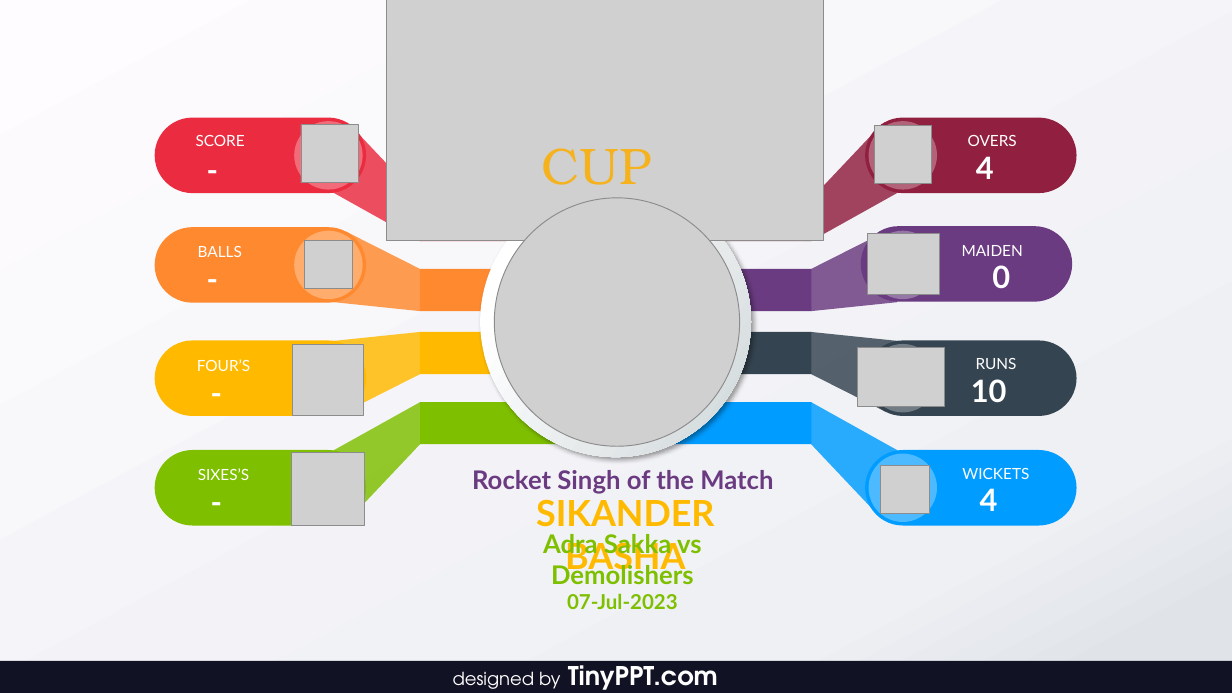
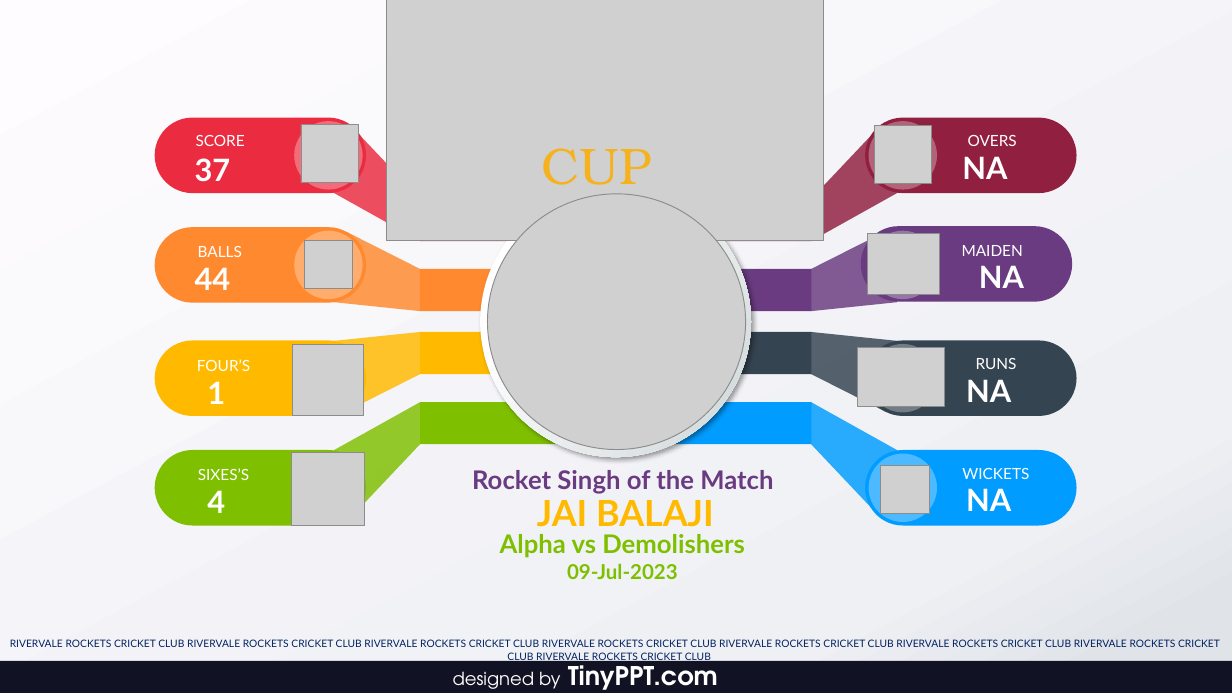
Before and after one commit to Sachienmittal/RRCC, a slide deck: slide 1 of Manage/Rocket singh.pptx. Drawn at 1232x693 pixels with LibreOffice and Linux fonts; fonts in the diff are those of the drawing; grey boxes stand for pictures. Boxes give left, top, right and bottom in pixels: in the first picture for what was removed or moved away, otherwise in the second. Text is boxed around its words. In the diff, an @@ line names an element or a change of style, - is before the commit and + after.

Commit message:
20230716 Mustangs vs Alpha

```diff
--- a/Manage/Rocket singh.pptx
+++ b/Manage/Rocket singh.pptx
@@ text at [195, 158, 231, 182]: text changed @@
--
+37
@@ text at [962, 156, 1007, 179]: text changed @@
-4
+NA
@@ picture: place and size @@
-picture at [494, 198, 740, 446]
+picture at [488, 194, 746, 450]
@@ text at [195, 267, 231, 290]: text changed @@
--
+44
@@ text at [979, 265, 1024, 288]: text changed @@
-0
+NA
@@ text at [207, 381, 225, 404]: text changed @@
--
+1
@@ text at [966, 379, 1011, 402]: text changed @@
-10
+NA
@@ text at [207, 490, 225, 513]: text changed @@
--
+4
@@ text at [537, 500, 714, 527]: text changed @@
-SIKANDER BASHA
+JAI BALAJI
@@ text at [966, 488, 1011, 511]: text changed @@
-4
+NA
@@ text at [500, 534, 745, 579]: text changed @@
-Adra Sakka vs Demolishers
-07-Jul-2023
+Alpha vs Demolishers
+09-Jul-2023
@@ text added at [10, 639, 1220, 662], 8 pt, text #002060 @@
+RIVERVALE ROCKETS CRICKET CLUB RIVERVALE ROCKETS CRICKET CLUB RIVERVALE ROCKETS CRICKET CLUB RIVERVALE ROCKETS CRICKET CLUB RIVERVALE ROCKETS CRICKET CLUB RIVERVALE ROCKETS CRICKET CLUB RIVERVALE ROCKETS CRICKET CLUB RIVERVALE ROCKETS CRICKET CLUB
```
Also in this commit, not shown: 6 other files.
